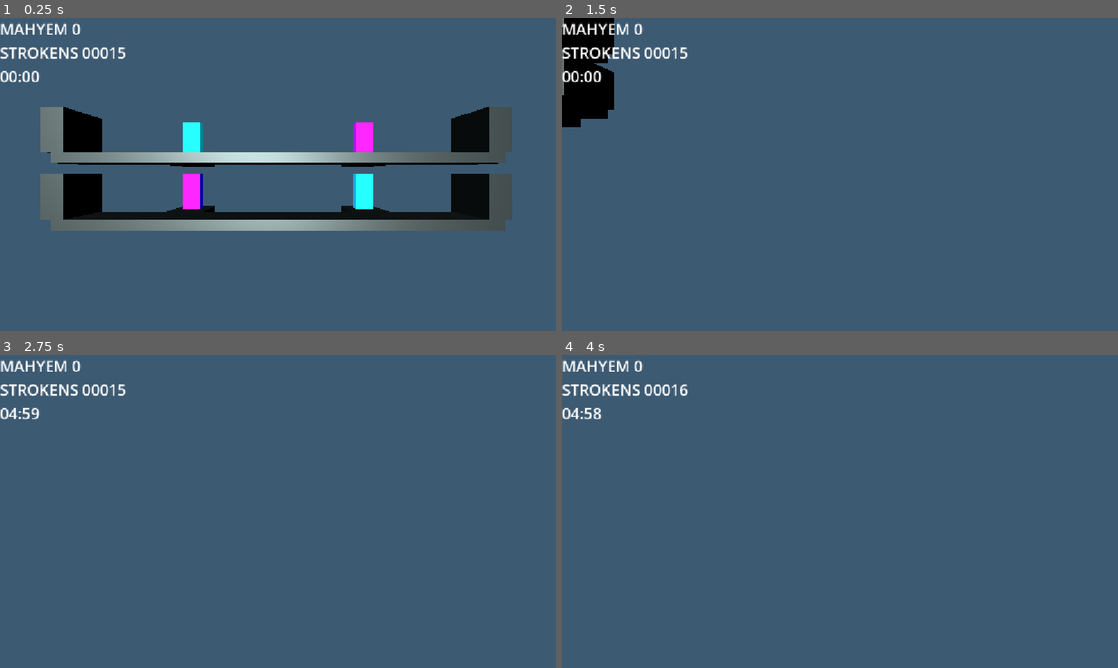
Above: before the commit, frames 1-4 (two rows, left to right).
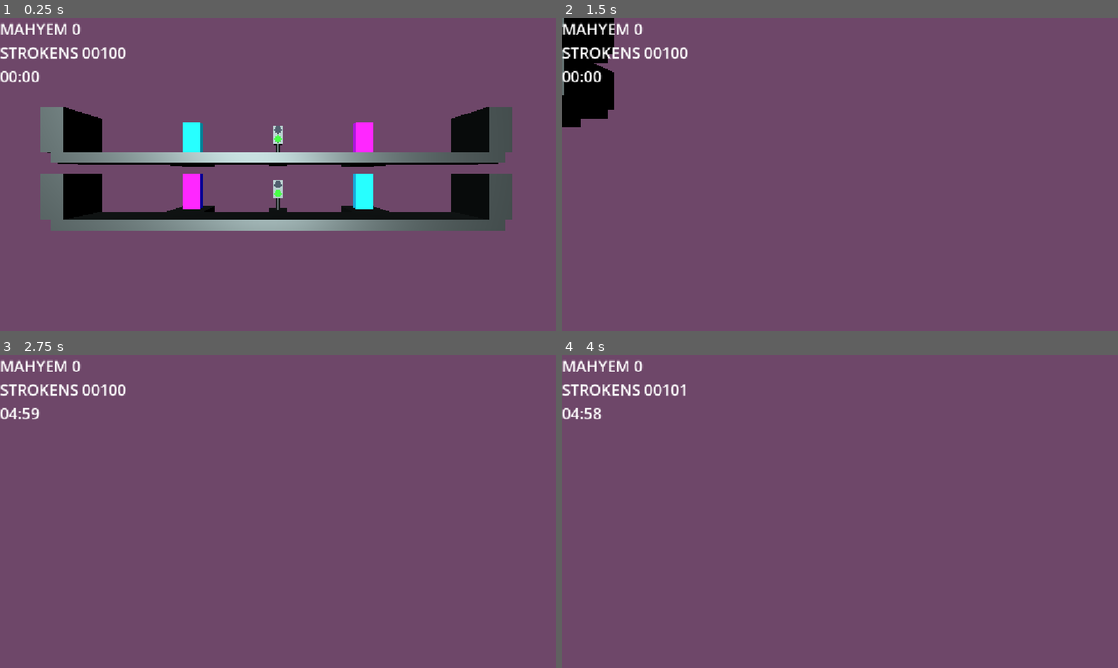
Above: after the commit, the same moments.

Repository: paolomorettin/ai-strikes
Game: Godot game, scene res://src/game.tscn
The game is run twice, just before and just after one commit, with the same random seed, the same clock (stepped at 60 frames per second) and the same inputs.
Inputs (mouse positions are in pixels of both pictures, inside the frame that each line leads up to):
- Up to frame 1 (0.25 s): no input
- Up to frame 2 (1.5 s): tap Enter at 0.5 s; move the mouse to (962, 158) at 0.52 s; press the mouse at (962, 158) at 0.53 s; hold D (right) 0.53-1.28 s; move the mouse to (728, 190) at 1.27 s; release the mouse at (728, 190) at 1.28 s; hold S (down) from 1.28 s (still down); click (728, 190) at 1.35 s
- Up to frame 3 (2.75 s): tap Space at 2 s; move the mouse to (333, 442) at 2.02 s; release S (down) at 2.03 s; hold D (right) from 2.03 s (still down); hold Mouse wheel up (zoom_in) from 2.03 s (still down); click (333, 442) at 2.3 s
- Up to frame 4 (4 s): tap Enter at 2.75 s; move the mouse to (812, 574) at 2.77 s; release D (right) at 2.78 s; release Mouse wheel up (zoom_in) at 2.78 s; hold W (up) 2.78-3.53 s; tap Mouse wheel down (zoom_out) at 2.85 s; click (812, 574) at 3.05 s; tap Space at 3.5 s; move the mouse to (1006, 558) at 3.52 s; press the mouse at (1006, 558) at 3.53 s; hold A (left) from 3.53 s (still down)

The runs differ from the first frame. In frame 1, 84% of the frame differs, in the area x 0-100%, y 0-100%; in frame 2, 97%; in frame 3, 99%; in frame 4, 99%.

Commit message:
traffic lights and common light materials

Diff:
--- a/levels/test_level.tscn
+++ b/levels/test_level.tscn
@@ -4,10 +4,11 @@
 [ext_resource type="PackedScene" uid="uid://cmc3qvxcmu5k6" path="res://src/environment/test_wall.tscn" id="2_o6mel"]
 [ext_resource type="PackedScene" uid="uid://bjg00ixkve11x" path="res://src/environment/exit.tscn" id="3_e7anx"]
 [ext_resource type="PackedScene" uid="uid://bqh3dcopkvr54" path="res://src/environment/entrance.tscn" id="4_ur00s"]
+[ext_resource type="PackedScene" uid="uid://dt0qchp445sp7" path="res://src/environment/traffic_light.tscn" id="5_o6mel"]
 
 [sub_resource type="Environment" id="Environment_2ijik"]
 background_mode = 1
-background_color = Color(0.23647788, 0.35311705, 0.4477743, 1)
+background_color = Color(0.43078798, 0.27859604, 0.41120207, 1)
 ambient_light_source = 2
 ambient_light_color = Color(0, 0.57552904, 0.58318096, 1)
 
@@ -54,3 +55,9 @@
 
 [node name="WorldEnvironment" type="WorldEnvironment" parent="." unique_id=82213991]
 environment = SubResource("Environment_2ijik")
+
+[node name="TrafficLight" parent="." unique_id=661604078 instance=ExtResource("5_o6mel")]
+transform = Transform3D(1, 0, 0, 0, 1, 0, 0, 0, 1, 0, 1, 0)
+
+[node name="TrafficLight2" parent="." unique_id=1074457733 instance=ExtResource("5_o6mel")]
+transform = Transform3D(1, 0, 0, 0, 1, 0, 0, 0, 1, 0, -2, 0)
--- /dev/null
+++ b/materials/green_light_material.tres
@@ -0,0 +1,7 @@
+[gd_resource type="StandardMaterial3D" format=3 uid="uid://db4q8db60mf18"]
+
+[resource]
+albedo_color = Color(0, 1, 0, 1)
+emission_enabled = true
+emission = Color(0.11612659, 0.11612659, 0.11612659, 1)
+emission_energy_multiplier = 2.0
--- /dev/null
+++ b/materials/no_light_material.tres
@@ -0,0 +1,7 @@
+[gd_resource type="StandardMaterial3D" format=3 uid="uid://bl74vlabqrdca"]
+
+[resource]
+albedo_color = Color(0.110400006, 0.17219333, 0.23, 1)
+emission_enabled = true
+emission = Color(0.11612659, 0.11612659, 0.11612659, 1)
+emission_energy_multiplier = 2.0
--- /dev/null
+++ b/materials/override_light_material.tres
@@ -0,0 +1,7 @@
+[gd_resource type="StandardMaterial3D" format=3 uid="uid://cx3d2rvb4bj55"]
+
+[resource]
+albedo_color = Color(0, 1, 0.9166665, 1)
+emission_enabled = true
+emission = Color(0.11612659, 0.11612659, 0.11612659, 1)
+emission_energy_multiplier = 2.0
--- /dev/null
+++ b/materials/red_light_material.tres
@@ -0,0 +1,7 @@
+[gd_resource type="StandardMaterial3D" format=3 uid="uid://qvfvhms2tr4n"]
+
+[resource]
+albedo_color = Color(1, 0, 0, 1)
+emission_enabled = true
+emission = Color(0.11612659, 0.11612659, 0.11612659, 1)
+emission_energy_multiplier = 2.0
--- a/materials/selection.tres
+++ b/materials/selection.tres
@@ -1,7 +1,7 @@
 [gd_resource type="StandardMaterial3D" format=3 uid="uid://0q804upjboxc"]
 
 [resource]
-albedo_color = Color(0, 1, 0.6999998, 0.4)
+albedo_color = Color(0.9499998, 0, 1, 0.39215687)
 grow_amount = 0.2
 stencil_flags = 2
 stencil_color = Color(0.39, 1, 0.8068334, 0.6862745)
--- /dev/null
+++ b/materials/strike_light_material.tres
@@ -0,0 +1,7 @@
+[gd_resource type="StandardMaterial3D" format=3 uid="uid://bm8vonquhbhvm"]
+
+[resource]
+albedo_color = Color(0.9499998, 0, 1, 1)
+emission_enabled = true
+emission = Color(0.11612659, 0.11612659, 0.11612659, 1)
+emission_energy_multiplier = 2.0
--- a/src/environment/entrance.gd
+++ b/src/environment/entrance.gd
@@ -27,7 +27,7 @@
 			return
 
 	is_spawning = true
-	last_spawned = preload("res://src/people/wheelchair.tscn").instantiate()
+	last_spawned = preload("res://src/wheelchair.tscn").instantiate()
 	var level: Node3D = get_parent()
 	last_spawned.position = level.to_local(spawn_point)
 	level.add_child(last_spawned)
--- a/src/environment/traffic_light.gd
+++ b/src/environment/traffic_light.gd
@@ -1,23 +1,48 @@
 class_name TrafficLight
-extends Node3D
+extends StaticBody3D
 
 @onready var green_light: MeshInstance3D = %GreenLight
 @onready var red_light: MeshInstance3D = %RedLight
 @onready var control_area: Area3D = %ControlArea
 
 @export var is_green: bool = true
+@export var switcher: Node = null # if not set, use a timer with 'default_duration'
 
 var parking_space: float # m
 var queue: Array[Wheelchair] = []
 var queue_size: int
 
-var green_light_material: StandardMaterial3D
-var no_light_material: StandardMaterial3D
-var red_light_material: StandardMaterial3D
+var selection_overlay_meshes: Array[MeshInstance3D] = []
 
-signal switched
+static var default_duration: float = 5.0 # s (used when 'switcher' is not set)
+
+static var green_light_material: StandardMaterial3D = preload("res://materials/green_light_material.tres")
+var no_light_material: StandardMaterial3D = preload("res://materials/no_light_material.tres")
+var red_light_material: StandardMaterial3D = preload("res://materials/red_light_material.tres")
+static var strike_light_material: StandardMaterial3D = preload("res://materials/strike_light_material.tres")
+
+static var strike_cost: int = 20
+static var strike_duration: float = 4.0 # s
+
+var buffered_change: bool = false
+var strike_timer: Timer
+
+
+
+func change_lights() -> void:
+
+	if not strike_timer.is_stopped():
+		buffered_change = true
+		return
+
+	is_green = not is_green
+	_set_lights()
+
+	if is_green:
+		dispatch()
 
 func control_traffic(body: Node3D) -> void:
+
 	if (body is Wheelchair) and not is_green:
 		if len(queue) == 0 or (len(queue) < queue_size and (body as Wheelchair).facing.x * queue[0].facing.x > 0):
 			park(body)
@@ -25,6 +50,9 @@
 			(body as Wheelchair).turn_around()
 
 func dispatch() -> void:
+	# filter freed instances
+	queue = queue.filter(func(x): return is_instance_valid(x))
+
 	while len(queue) > 0:
 		var wheelchair: Wheelchair = queue.pop_front()
 		wheelchair.current_state = Wheelchair.State.IDLE
@@ -46,46 +74,74 @@
 	var tween: Tween = get_tree().create_tween()
 	tween.tween_property(wheelchair, "position:x", target_x, parking_duration)
 
-func switch() -> void:
-	switched.emit()
-	is_green = not is_green
-	_set_lights()
+func strike() -> bool:
+	if not strike_timer.is_stopped():
+		return false
+	else:
+		strike_timer.start()
+		_set_lights()
+		return true
 
-	if is_green:
-		dispatch()
+
 
 func _ready() -> void:
-	green_light_material = StandardMaterial3D.new()
-	green_light_material.albedo_color = Color(0, 0.7, 0)
-	green_light_material.emission_enabled = true
-	green_light_material.emission_energy_multiplier = 3.0
-	green_light_material.emission = Color(0, 1, 0)
 
-	no_light_material = StandardMaterial3D.new()
-	no_light_material.albedo_color = Color(0.3, 0.3, 0.5)
+	selection_overlay_meshes = [%Pole, %Body]
 
-	red_light_material = StandardMaterial3D.new()
-	red_light_material.albedo_color = Color(0.7, 0, 0)
-	red_light_material.emission_enabled = true
-	red_light_material.emission_energy_multiplier = 3.0
-	red_light_material.emission = Color(1, 0, 0)
+	if switcher == null:
+		switcher = Timer.new()
+		add_child(switcher)
+		switcher.wait_time = default_duration
+		switcher.start()
 
-	_set_lights()
+	switcher.timeout.connect(change_lights)
 
 	control_area.body_entered.connect(control_traffic)
 	# TODO: compute parking space based on the wheelchair sensing distance
-	parking_space = 1.1
+	parking_space = 1.3
 
 	# compute queue size based on the control area size
 	var control_area_size = (control_area.get_child(0).shape as BoxShape3D).size.x
 	queue_size = int(control_area_size / parking_space)
 
+	strike_timer = Timer.new()
+	add_child(strike_timer)
+	strike_timer.one_shot = true
+	strike_timer.wait_time = strike_duration
+	strike_timer.timeout.connect(
+		func():
+			if buffered_change:
+				buffered_change = false
+				change_lights()
+	)
 
+	#green_light_material = StandardMaterial3D.new()
+	#green_light_material.albedo_color = Color(0, 0.3, 0)
+	#green_light_material.emission_enabled = true
+	#green_light_material.emission_energy_multiplier = 3.0
+	#green_light_material.emission = Color(0, 1, 0)
+	#
+	#no_light_material = StandardMaterial3D.new()
+	#no_light_material.albedo_color = Color(0.3, 0.3, 0.5)
+	#
+	#red_light_material = StandardMaterial3D.new()
+	#red_light_material.albedo_color = Color(0.3, 0, 0)
+	#red_light_material.emission_enabled = true
+	#red_light_material.emission_energy_multiplier = 3.0
+	#red_light_material.emission = Color(1, 0, 0)
+
+	_set_lights()
 
 func _set_lights() -> void:
 	if is_green:
-		green_light.material_override = green_light_material
 		red_light.material_override = no_light_material
+		if strike_timer.is_stopped():
+			green_light.material_override = green_light_material
+		else:
+			green_light.material_override = strike_light_material
 	else:
 		green_light.material_override = no_light_material
-		red_light.material_override = red_light_material
+		if strike_timer.is_stopped():
+			red_light.material_override = red_light_material
+		else:
+			red_light.material_override = strike_light_material
--- a/src/environment/traffic_light.tscn
+++ b/src/environment/traffic_light.tscn
@@ -2,6 +2,9 @@
 
 [ext_resource type="Script" uid="uid://b6x5qhixplolv" path="res://src/environment/traffic_light.gd" id="1_1w42a"]
 [ext_resource type="Material" uid="uid://ctclq4hdt0vkn" path="res://materials/dark_metal.tres" id="2_foecb"]
+
+[sub_resource type="BoxShape3D" id="BoxShape3D_k6kcw"]
+size = Vector3(0.5, 1.75, 0.5)
 
 [sub_resource type="BoxMesh" id="BoxMesh_2ijik"]
 material = ExtResource("2_foecb")
@@ -42,18 +45,27 @@
 [sub_resource type="BoxShape3D" id="BoxShape3D_2ijik"]
 size = Vector3(4, 1, 1)
 
-[node name="TrafficLight" type="Node3D" unique_id=661604078]
+[node name="TrafficLight" type="StaticBody3D" unique_id=792372366]
+collision_layer = 4
+collision_mask = 4
 script = ExtResource("1_1w42a")
+
+[node name="CollisionShape3D" type="CollisionShape3D" parent="." unique_id=1058038550]
+transform = Transform3D(1, 0, 0, 0, 1, 0, 0, 0, 1, 0, 0.9, -1.5)
+shape = SubResource("BoxShape3D_k6kcw")
+debug_color = Color(0, 1, 0.75, 1)
 
 [node name="Platform" type="MeshInstance3D" parent="." unique_id=1186598212]
 transform = Transform3D(1, 0, 0, 0, 1, 0, 0, 0, 1, 0, -0.25, -1.5)
 mesh = SubResource("BoxMesh_2ijik")
 
 [node name="Pole" type="MeshInstance3D" parent="." unique_id=1665408230]
+unique_name_in_owner = true
 transform = Transform3D(1, 0, 0, 0, 1, 0, 0, 0, 1, 0, 0.6, -1.5)
 mesh = SubResource("CylinderMesh_k6kcw")
 
 [node name="Body" type="MeshInstance3D" parent="Pole" unique_id=1498439772]
+unique_name_in_owner = true
 transform = Transform3D(1, 0, 0, 0, 1, 0, 0, 0, 1, 0, 0.6, 0)
 mesh = SubResource("BoxMesh_1w42a")
 
--- a/src/game.gd
+++ b/src/game.gd
@@ -1,12 +1,14 @@
 class_name Game
 extends Node3D
+
+static var size: float = 100.0 # m
 
 @export var player: Player
 
 @export var startup_delay: float = 2.0 # s
 
 @export var initial_time: float = 300.0 # s
-@export var initial_strokens: float = Wheelchair.strike_cost
+@export var initial_strokens: float = 100
 @export var strokens_per_second: float = 1.0 # 1/s
 
 
--- a/src/player.gd
+++ b/src/player.gd
@@ -12,19 +12,21 @@
 
 var selected: Node3D:
 	set(value):
-		if selected != null:
-			(selected.main_mesh as MeshInstance3D).material_overlay = null
+		if selected != null and "selection_overlay_meshes" in selected:
+			for meshinstance in selected.selection_overlay_meshes:
+				meshinstance.material_overlay = null
 		selected = value
-		if selected != null:
-			(selected.main_mesh as MeshInstance3D).material_overlay = selection_material
+		if selected != null and "selection_overlay_meshes" in selected:
+			for meshinstance in selected.selection_overlay_meshes:
+				meshinstance.material_overlay = selection_material
 
 
 func interact_primary() -> void:
 	if selected == null:
 		return
-	if selected is Wheelchair:
+	if "strike_cost" in selected and selected.has_method("strike"):
 		if game.strokens > selected.strike_cost:
-			if (selected as Wheelchair).strike():
+			if selected.strike():
 				game.strokens -= selected.strike_cost
 		else:
 			game.game_ui.tilt_label(game.game_ui.strokens_label)
@@ -61,7 +63,7 @@
 
 func _raycast() -> void:
 	var space_state = get_world_3d().direct_space_state
-	var target_position = Plane(Vector3.BACK, Vector3.ZERO).intersects_ray(global_position, project_ray_normal(get_viewport().get_mouse_position()))
+	var target_position = Plane(Vector3.BACK, Vector3(0, 0, -game.size / 2)).intersects_ray(global_position, project_ray_normal(get_viewport().get_mouse_position()))
 	var collision_mask: int = 4 # i.e. only objects
 	var query = PhysicsRayQueryParameters3D.create(global_position, target_position, collision_mask)
 	var result = space_state.intersect_ray(query)
--- a/src/test/one_traffic_light.tscn
+++ b/src/test/one_traffic_light.tscn
@@ -3,7 +3,7 @@
 [ext_resource type="Script" uid="uid://iwbdun042jer" path="res://src/test/one_traffic_light.gd" id="1_2cqee"]
 [ext_resource type="PackedScene" uid="uid://bewnefd51q2qd" path="res://src/environment/test_platform.tscn" id="2_rk63s"]
 [ext_resource type="PackedScene" uid="uid://cmc3qvxcmu5k6" path="res://src/environment/test_wall.tscn" id="3_r2t7q"]
-[ext_resource type="PackedScene" uid="uid://bhrjhrcee4267" path="res://src/people/wheelchair.tscn" id="4_4qnjq"]
+[ext_resource type="PackedScene" uid="uid://bhrjhrcee4267" path="res://src/wheelchair.tscn" id="4_4qnjq"]
 [ext_resource type="PackedScene" uid="uid://dt0qchp445sp7" path="res://src/environment/traffic_light.tscn" id="5_xehrg"]
 
 [node name="OneTL" type="Node3D" unique_id=14416814]
--- a/src/test/one_wheelchair.tscn
+++ b/src/test/one_wheelchair.tscn
@@ -3,7 +3,7 @@
 [ext_resource type="Script" uid="uid://bc0qti176w6s6" path="res://src/game.gd" id="1_pqj8t"]
 [ext_resource type="PackedScene" uid="uid://bewnefd51q2qd" path="res://src/environment/test_platform.tscn" id="2_nqs0u"]
 [ext_resource type="PackedScene" uid="uid://cmc3qvxcmu5k6" path="res://src/environment/test_wall.tscn" id="3_camdw"]
-[ext_resource type="PackedScene" uid="uid://bhrjhrcee4267" path="res://src/people/wheelchair.tscn" id="4_vmhc4"]
+[ext_resource type="PackedScene" uid="uid://bhrjhrcee4267" path="res://src/wheelchair.tscn" id="4_vmhc4"]
 
 [node name="OneWC" type="Node3D" unique_id=1903358677]
 script = ExtResource("1_pqj8t")
--- a/src/people/wheelchair.gd
+++ b/src/wheelchair.gd
@@ -18,13 +18,22 @@
 
 @onready var brake_lights: MeshInstance3D = %BrakeLights
 @onready var halt_timer: Timer = %HaltTimer
-@onready var main_mesh: MeshInstance3D = %MainMesh
 @onready var ttl_timer: Timer = %TTLTimer
 @onready var sensing: Area3D = %Sensing
 
-# particle factories
-var explosions = preload("res://particles/explosion.tscn")
-var sparks = preload("res://particles/sparks.tscn")
+
+# particles
+static var explosions = preload("res://particles/explosion.tscn")
+static var sparks = preload("res://particles/sparks.tscn")
+
+# materials
+static var no_light_material = preload("res://materials/no_light_material.tres")
+static var override_light_material = preload("res://materials/override_light_material.tres")
+static var red_light_material = preload("res://materials/red_light_material.tres")
+static var strike_light_material = preload("res://materials/strike_light_material.tres")
+
+var selection_overlay_meshes: Array[MeshInstance3D] = []
+
 
 enum State {
 	BRAKE, # braking
@@ -51,7 +60,7 @@
 	explosion.global_position = global_position
 	explosion.emitting = true
 	game.mayhem += mayhem_score
-	queue_free()
+	call_deferred("queue_free")
 
 func strike() -> bool:
 	if current_state == State.OVERRIDE or current_state == State.STRIKE:
@@ -71,6 +80,9 @@
 		return true
 
 func turn_around() -> void:
+	if current_state == State.STRIKE:
+		return
+
 	current_state = State.ROTATE
 	var tween = get_tree().create_tween()
 	var rotated_quaternion: Quaternion = quaternion * Quaternion(Vector3.UP, TAU/2)
@@ -158,6 +170,9 @@
 			quaternion = (Quaternion(up, floor_normal) * quaternion).normalized()
 
 func _ready() -> void:
+
+	selection_overlay_meshes = [%MainMesh, %BrakeLights]
+
 	brake_lights.mesh.material = StandardMaterial3D.new()
 	halt_timer.timeout.connect(turn_around)
 	ttl_timer.timeout.connect(die)
@@ -167,10 +182,10 @@
 
 func _set_brake_lights(state: State) -> void:
 	if state in [State.IDLE, State.MOVE]:
-		brake_lights.mesh.material.albedo_color = Color(0.2, 0.0, 0.0)
+		brake_lights.mesh.material = no_light_material
 	elif state in [State.BRAKE, State.ROTATE]:
-		brake_lights.mesh.material.albedo_color = Color(1.0, 0.0, 0.0)
+		brake_lights.mesh.material = red_light_material
 	elif state == State.OVERRIDE:
-		brake_lights.mesh.material.albedo_color = Color(0.0, 0.85, 0.7)
+		brake_lights.mesh.material = override_light_material
 	elif state == State.STRIKE:
-		brake_lights.mesh.material.albedo_color = Color(0.0, 0.85, 0.2)
+		brake_lights.mesh.material = strike_light_material
--- a/src/people/wheelchair.tscn
+++ b/src/wheelchair.tscn
@@ -1,7 +1,7 @@
 [gd_scene format=3 uid="uid://bhrjhrcee4267"]
 
-[ext_resource type="Script" uid="uid://cefcumjs5pne" path="res://src/people/wheelchair.gd" id="1_4fiib"]
-[ext_resource type="Material" uid="uid://ctclq4hdt0vkn" path="res://materials/dark_metal.tres" id="2_s3t5s"]
+[ext_resource type="Script" uid="uid://cefcumjs5pne" path="res://src/wheelchair.gd" id="1_gytsc"]
+[ext_resource type="Material" uid="uid://ctclq4hdt0vkn" path="res://materials/dark_metal.tres" id="2_c61kh"]
 
 [sub_resource type="SphereShape3D" id="SphereShape3D_s3t5s"]
 resource_local_to_scene = true
@@ -24,7 +24,7 @@
 [node name="Wheelchair" type="CharacterBody3D" unique_id=262619796]
 collision_layer = 4
 collision_mask = 7
-script = ExtResource("1_4fiib")
+script = ExtResource("1_gytsc")
 
 [node name="CollisionShape3D" type="CollisionShape3D" parent="." unique_id=1746594853]
 transform = Transform3D(1, 0, 0, 0, 1, 0, 0, 0, 1, 0, 0.5, 0)
Renamed: src/people/wheelchair.gd.uid -> src/wheelchair.gd.uid
Not shown: 1 places in src/wheelchair.tscn that only renumber resources
